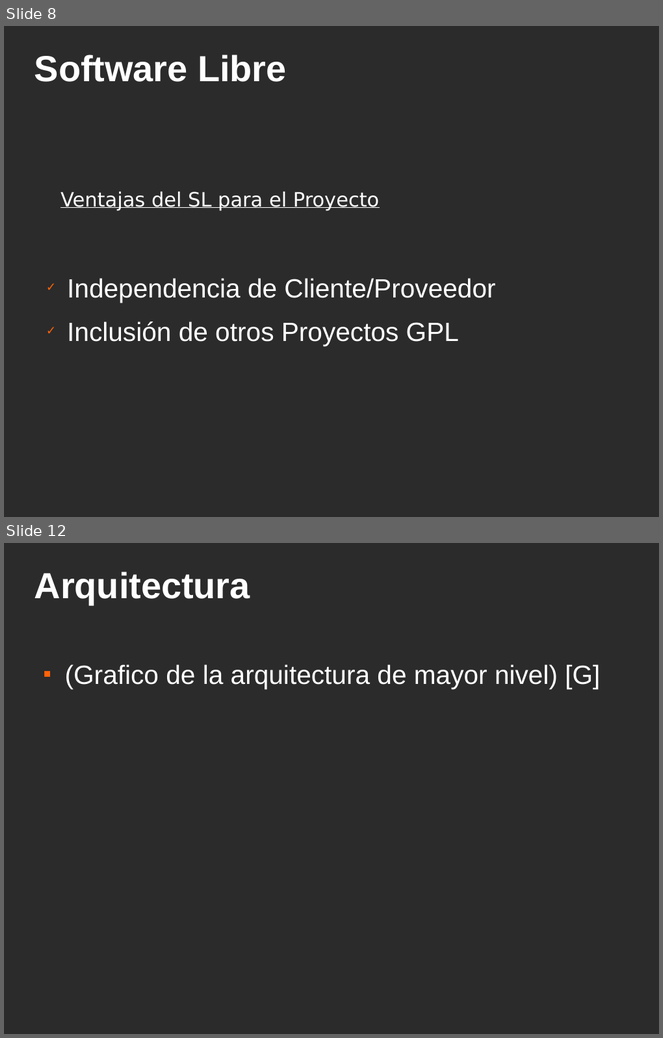
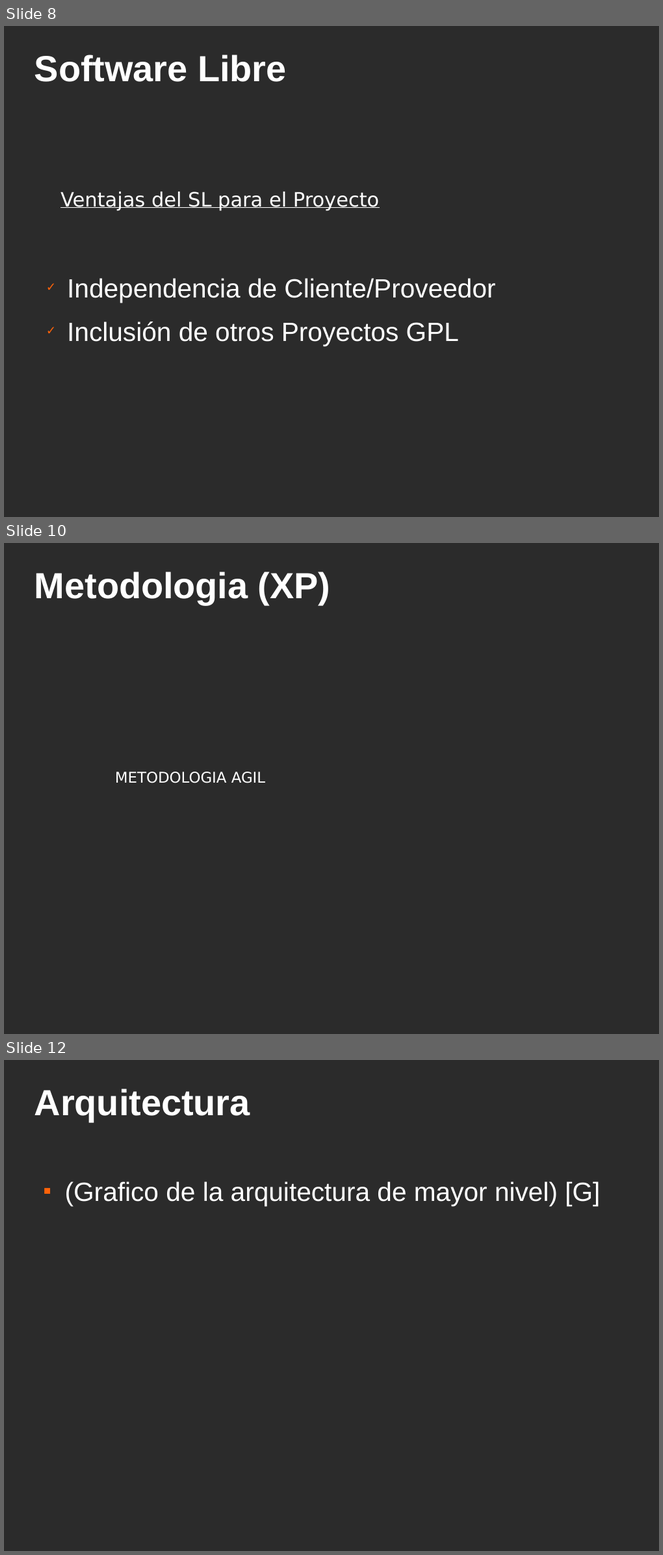
Before and after one commit to ervin45/proyectofinal, a slide deck: doc/material_para_la_catedra/presentacion_final/presentacion_final.odp. Shown one above the other, each under a label of ours: slides 8 and 12 before the commit, slides 8, 10 and 12 after it; the slides between them are not shown. The pictures are 663x1038 and 663x1555 pixels, drawn with LibreOffice and Linux fonts; fonts in the diff are those of the drawing; background and template pictures are left out; a plain dark background stands for a picture behind light text. Boxes give left, top, right and bottom in pixels: in the first picture for what was removed or moved away, otherwise in the second. Text is boxed around its words. In the diff, an @@ line names an element or a change of style, - is before the commit and + after.

```diff
--- a/doc/material_para_la_catedra/presentacion_final/presentacion_final.odp
+++ b/doc/material_para_la_catedra/presentacion_final/presentacion_final.odp
@@ slide 10 added at (4,543,659,1034), background picture (left out) @@
@@ title added at (35,572,331,605), 44 pt, text #FFFFFF, bold @@
+Metodologia (XP)
@@ text added at (115,772,265,783), 18 pt, text #FFFFFF @@
+METODOLOGIA AGIL
```
Also in this commit, not shown: 6 slides changed, 7 other slides added, 4 slides removed.
